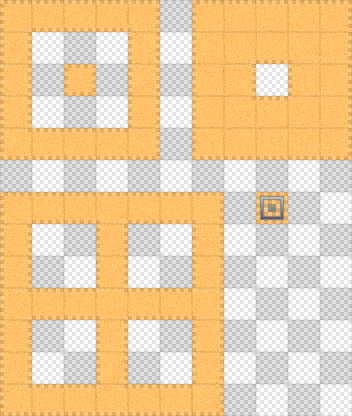
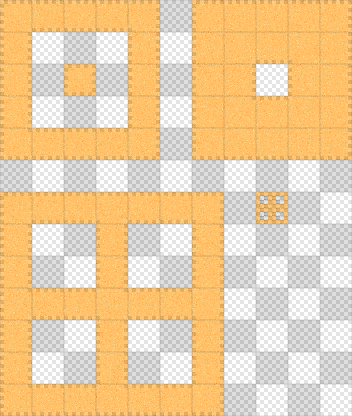
Layered file, before and after one edit (352x416). Changes by layer:
painted on "Pasted Layer" over [left=256, top=196, right=288, bottom=220]
removed layer "Layer #1" over [left=256, top=196, right=288, bottom=220]
renamed "Layer" to "road1.png copy", painted on it over [left=256, top=196, right=288, bottom=220]
renamed "Layer #3" to "road1.png", opacity 47% → 100%, moved it below "road1.png copy", painted on it over [left=256, top=196, right=288, bottom=220]
removed layer "Layer #2" over [left=260, top=196, right=284, bottom=220]
